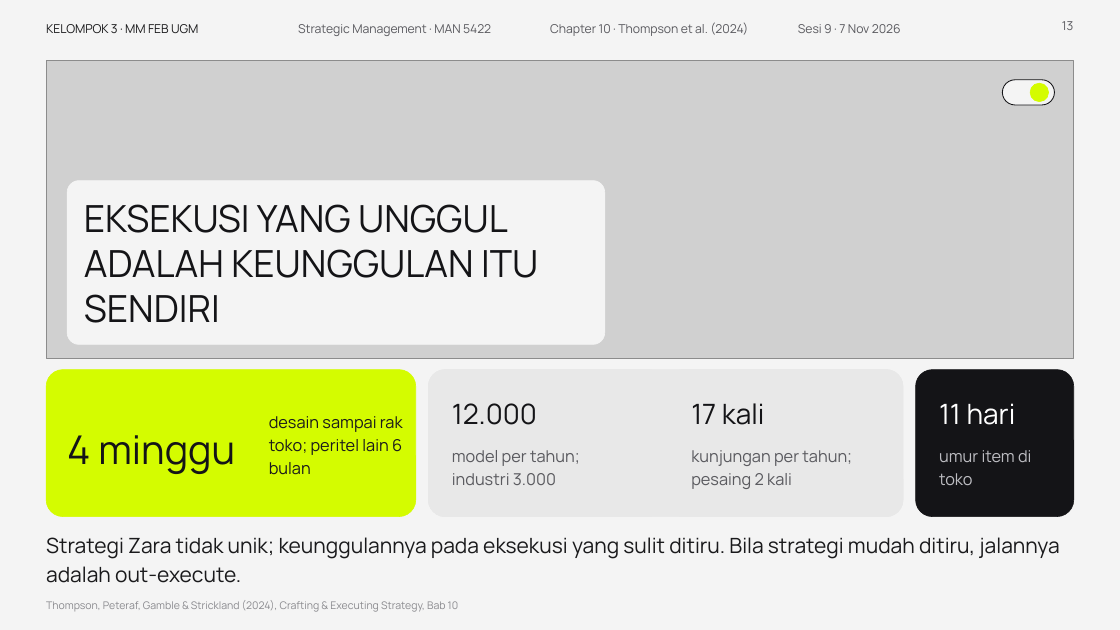
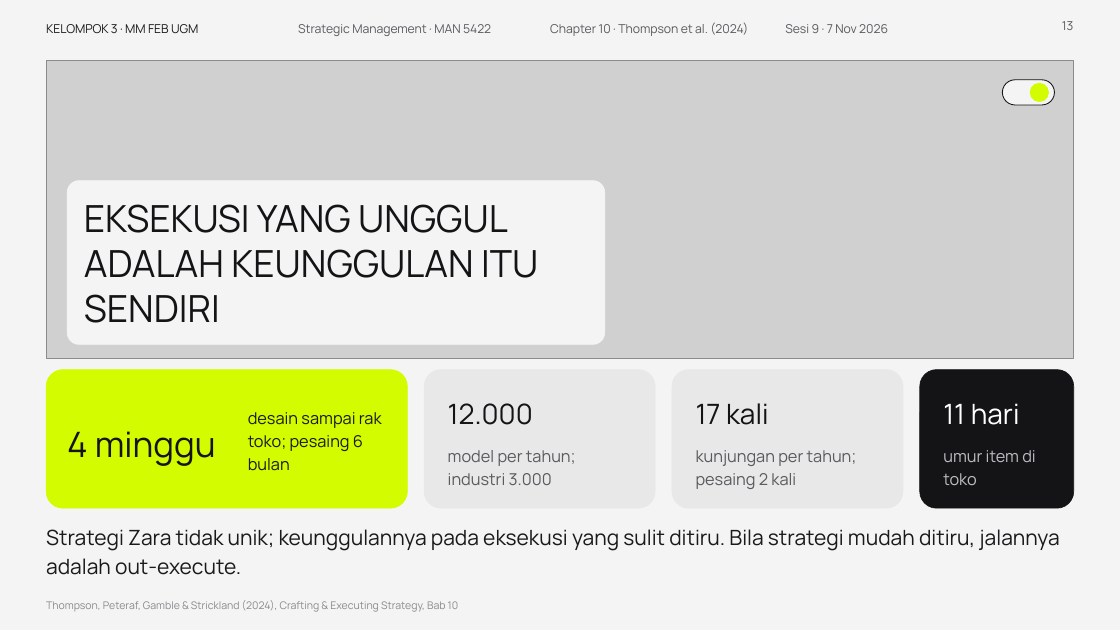
Before and after one commit to aslihabnuri/Dom-Manipulation, a slide deck: slide 13 of presentasi_ch10_kelompok3/SMJKT_Group 3_Aslih_Chapter 10 Strategy Execution.pptx. Drawn at 1120x630 pixels with LibreOffice and Linux fonts; fonts in the diff are those of the drawing; grey boxes stand for pictures; background and template pictures are left out. Boxes give left, top, right and bottom in pixels: in the first picture for what was removed or moved away, otherwise in the second. Text is boxed around its words. In the diff, an @@ line names an element or a change of style, - is before the commit and + after.

```diff
--- a/presentasi_ch10_kelompok3/SMJKT_Group 3_Aslih_Chapter 10 Strategy Execution.pptx
+++ b/presentasi_ch10_kelompok3/SMJKT_Group 3_Aslih_Chapter 10 Strategy Execution.pptx
@@ text "Sesi 9 · 7 Nov ..." moved from (x1=798, y1=24, x2=901, y2=33) to (x1=785, y1=24, x2=888, y2=33) @@
@@ rounded rectangle resized from (x1=46, y1=370, x2=416, y2=517) to (x1=46, y1=370, x2=408, y2=508) @@
@@ text "4 minggu" at (x1=67, y1=431, x2=216, y2=466): size 34 to 30 pt @@
@@ rounded rectangle resized from (x1=429, y1=370, x2=903, y2=517) to (x1=424, y1=370, x2=655, y2=508) @@
@@ rounded rectangle removed at (x1=429, y1=370, x2=664, y2=517) @@
@@ text "12.000" moved from (x1=452, y1=403, x2=537, y2=425) to (x1=448, y1=403, x2=533, y2=425) @@
@@ rounded rectangle resized from (x1=668, y1=370, x2=903, y2=517) to (x1=672, y1=370, x2=903, y2=508) @@
@@ text "17 kali" moved from (x1=691, y1=403, x2=764, y2=425) to (x1=696, y1=403, x2=768, y2=425) @@
@@ proportions changed in 4 elements at (x1=46, y1=370, x2=408, y2=508), (x1=424, y1=370, x2=655, y2=508), (x1=672, y1=370, x2=903, y2=508), (x1=920, y1=370, x2=1074, y2=508) @@
@@ rounded rectangle resized from (x1=916, y1=370, x2=1074, y2=517) to (x1=920, y1=370, x2=1074, y2=508) @@
@@ text "11 hari" moved from (x1=939, y1=403, x2=1016, y2=425) to (x1=943, y1=403, x2=1020, y2=425) @@
@@ text at (x1=248, y1=412, x2=382, y2=471): text changed @@
-desain sampai rak toko; peritel lain 6 bulan
+desain sampai rak toko; pesaing 6 bulan
@@ text "model per tahun; industri 3.000" moved from (x1=452, y1=450, x2=580, y2=485) to (x1=448, y1=450, x2=576, y2=485) @@
@@ text "kunjungan per tahun; pesaing 2 ..." moved from (x1=691, y1=450, x2=852, y2=489) to (x1=696, y1=450, x2=857, y2=489) @@
@@ text "umur item di toko" moved from (x1=939, y1=450, x2=1031, y2=485) to (x1=943, y1=450, x2=1035, y2=485) @@
@@ text "Strategi Zara tidak unik; keunggulannya ..." moved from (x1=46, y1=537, x2=1059, y2=583) to (x1=46, y1=529, x2=1059, y2=575) @@
```
Also in this commit, not shown: 18 other slides changed, 1 other file.
